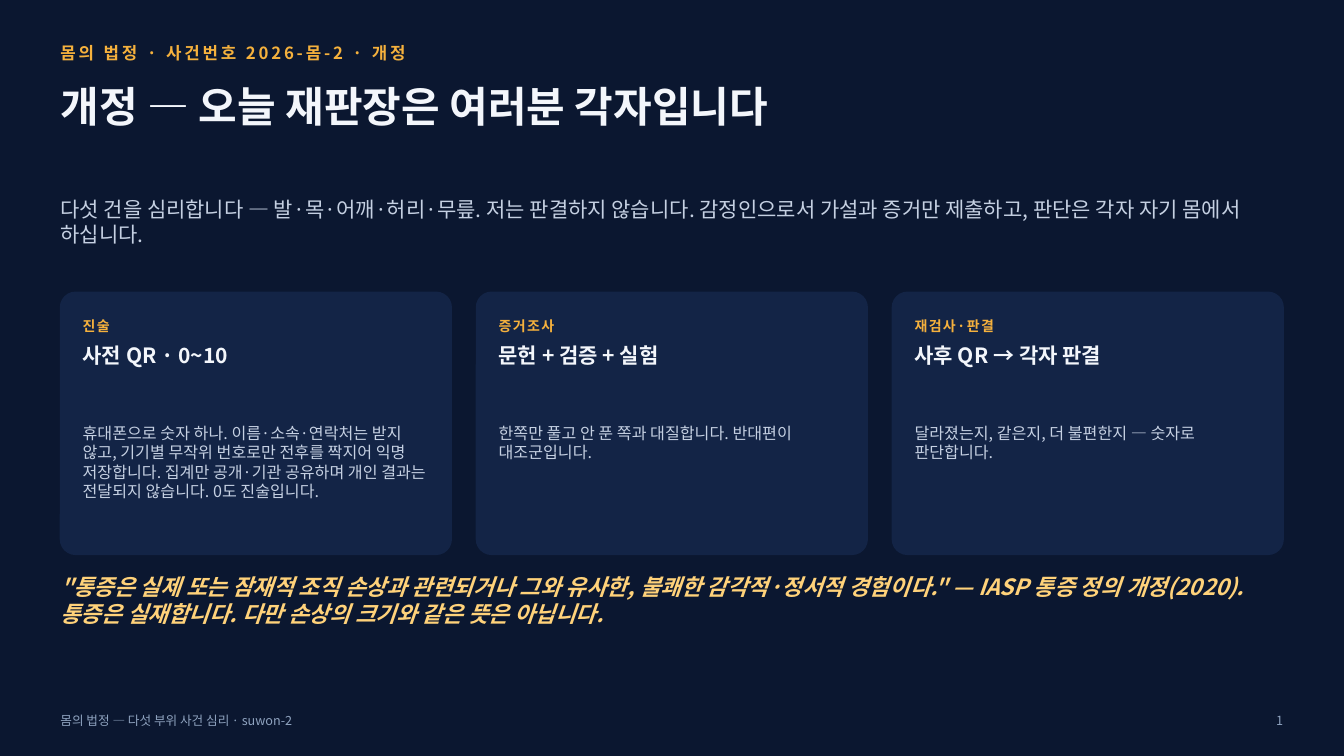
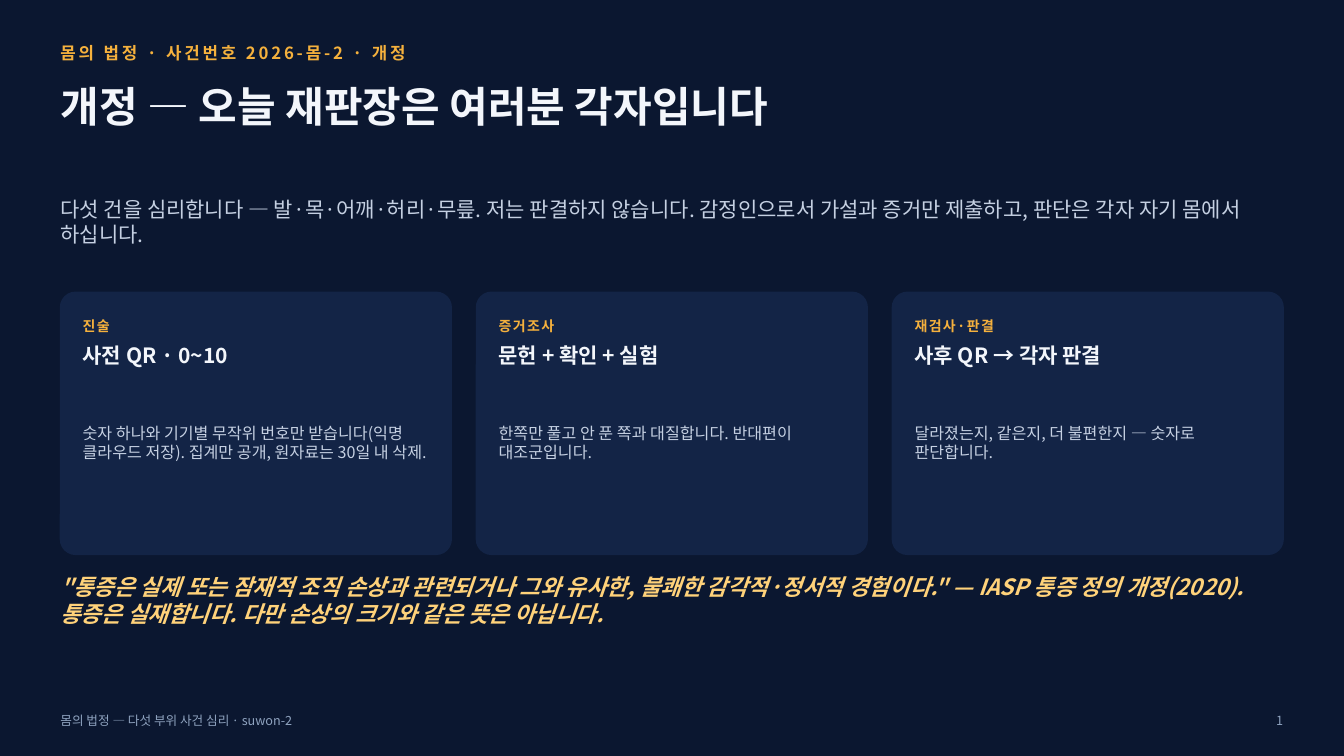
Before and after one commit to drjinfit-ship-it/jinkim, a slide deck: slide 1 of web/몸의법정_재판형강의안.pptx. Drawn at 1344x756 pixels with LibreOffice and Linux fonts; fonts in the diff are those of the drawing. Boxes give left, top, right and bottom in pixels: in the first picture for what was removed or moved away, otherwise in the second. Text is boxed around its words. In the diff, an @@ line names an element or a change of style, - is before the commit and + after.

```diff
--- a/web/몸의법정_재판형강의안.pptx
+++ b/web/몸의법정_재판형강의안.pptx
@@ text at (499, 345, 659, 365): text changed @@
-문헌 + 검증 + 실험
+문헌 + 확인 + 실험
@@ text at (83, 425, 426, 461): text changed @@
-휴대폰으로 숫자 하나. 이름·소속·연락처는 받지 않고, 기기별 무작위 번호로만 전후를 짝지어 익명 저장합니다. 집계만 공개·기관 공유하며 개인 결과는 전달되지 않습니다. 0도 진술입니다.
+숫자 하나와 기기별 무작위 번호만 받습니다(익명 클라우드 저장). 집계만 공개, 원자료는 30일 내 삭제.
```
Also in this commit, not shown: 24 other slides changed, 2 other files.
